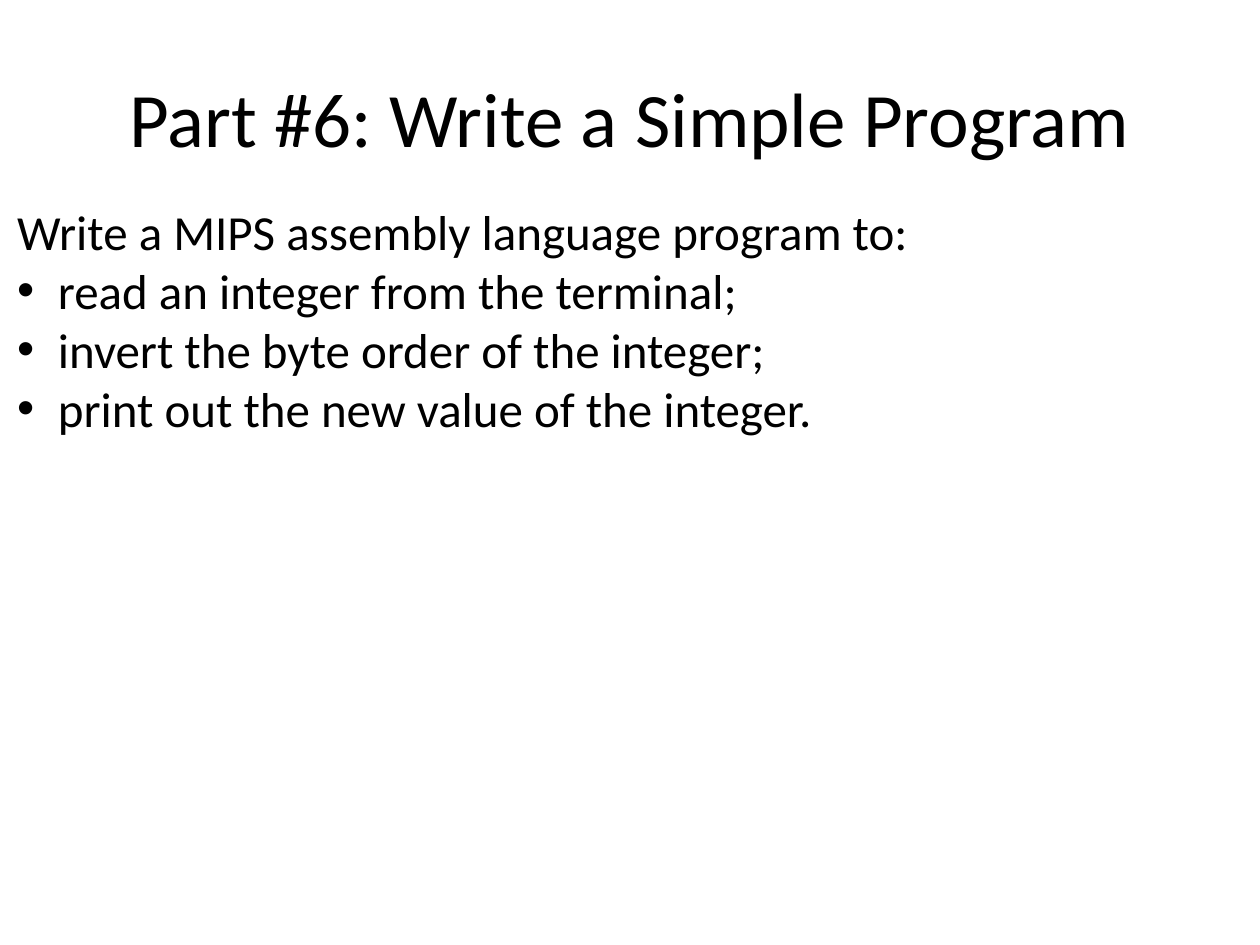
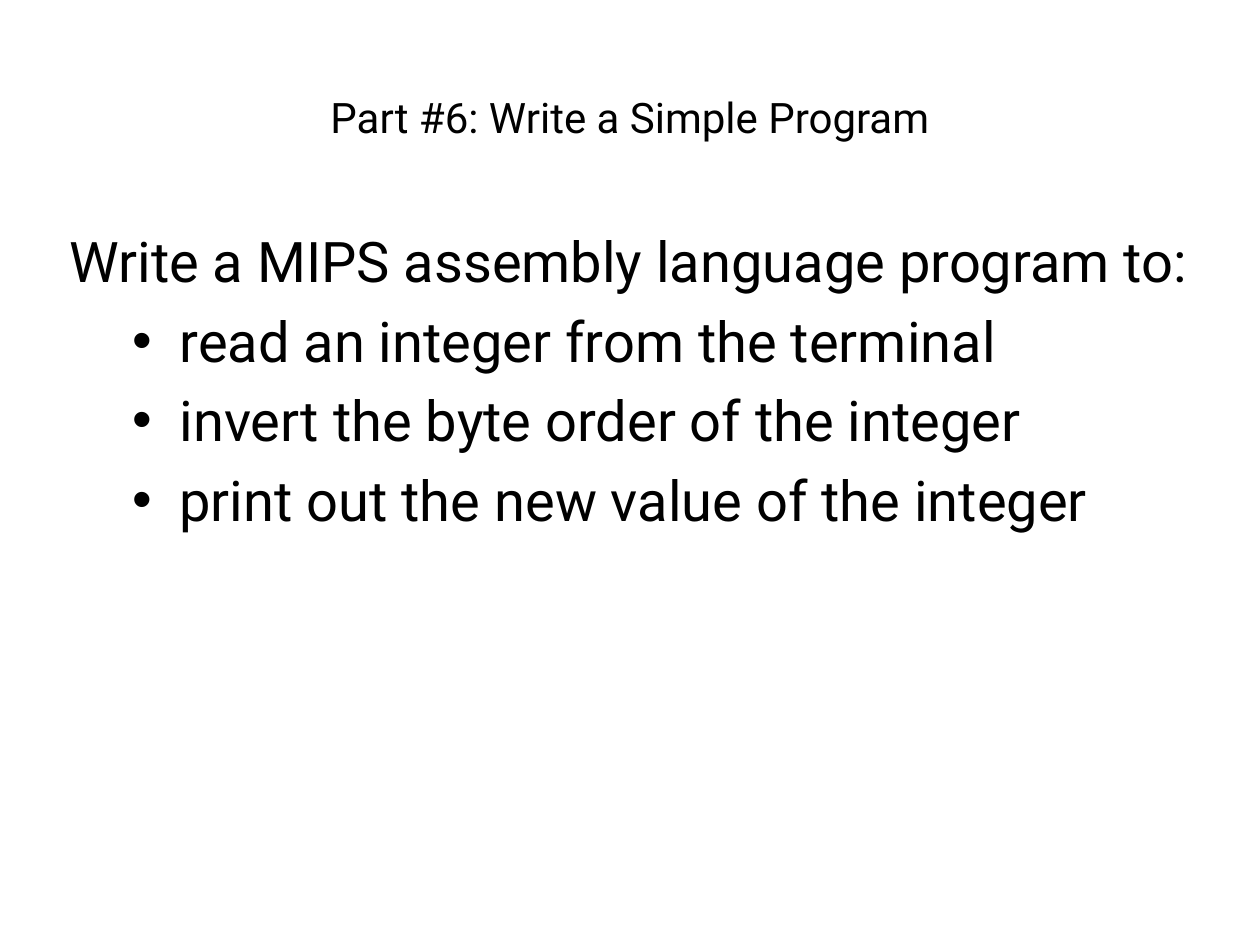
Before and after one commit to cmput229/Lab_Intro, a slide deck: slide 9 of resources/slides/class.pptx. Drawn at 1260x945 pixels with LibreOffice and Linux fonts; fonts in the diff are those of the drawing. Boxes give left, top, right and bottom in pixels: in the first picture for what was removed or moved away, otherwise in the second. Text is boxed around its words. In the diff, an @@ line names an element or a change of style, - is before the commit and + after.

```diff
--- a/resources/slides/class.pptx
+++ b/resources/slides/class.pptx
@@ title "Part #6: Write a Simple ..." at (x1=330, y1=101, x2=929, y2=142): size 44 to 24 pt, font Calibri to Roboto @@
@@ text "Write a MIPS assembly language ..." moved from (x1=17, y1=216, x2=908, y2=436) to (x1=69, y1=240, x2=1187, y2=533) @@
@@ text at (x1=69, y1=240, x2=1187, y2=294): size 28 to 32 pt, font Calibri to Roboto in "Write a MIPS assembly language program to:"; more space between paragraphs @@
@@ text at (x1=180, y1=319, x2=1087, y2=533): text changed; size 28 to 32 pt; font Calibri to Roboto @@
-• read an integer from the terminal;
-• invert the byte order of the integer;
-• print out the new value of the integer.
+  • read an integer from the terminal
+  • invert the byte order of the integer
+  • print out the new value of the integer
```
Also in this commit, not shown: 14 other slides changed, 1 other file.
